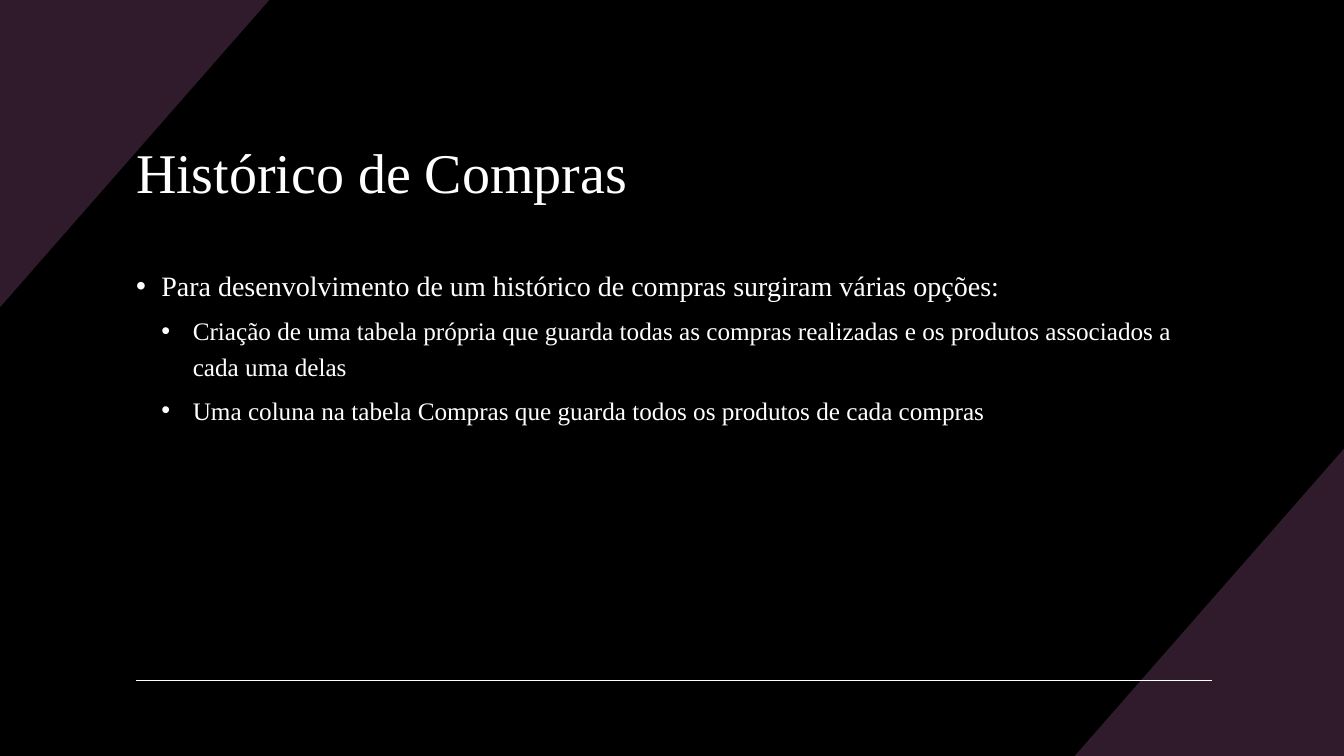
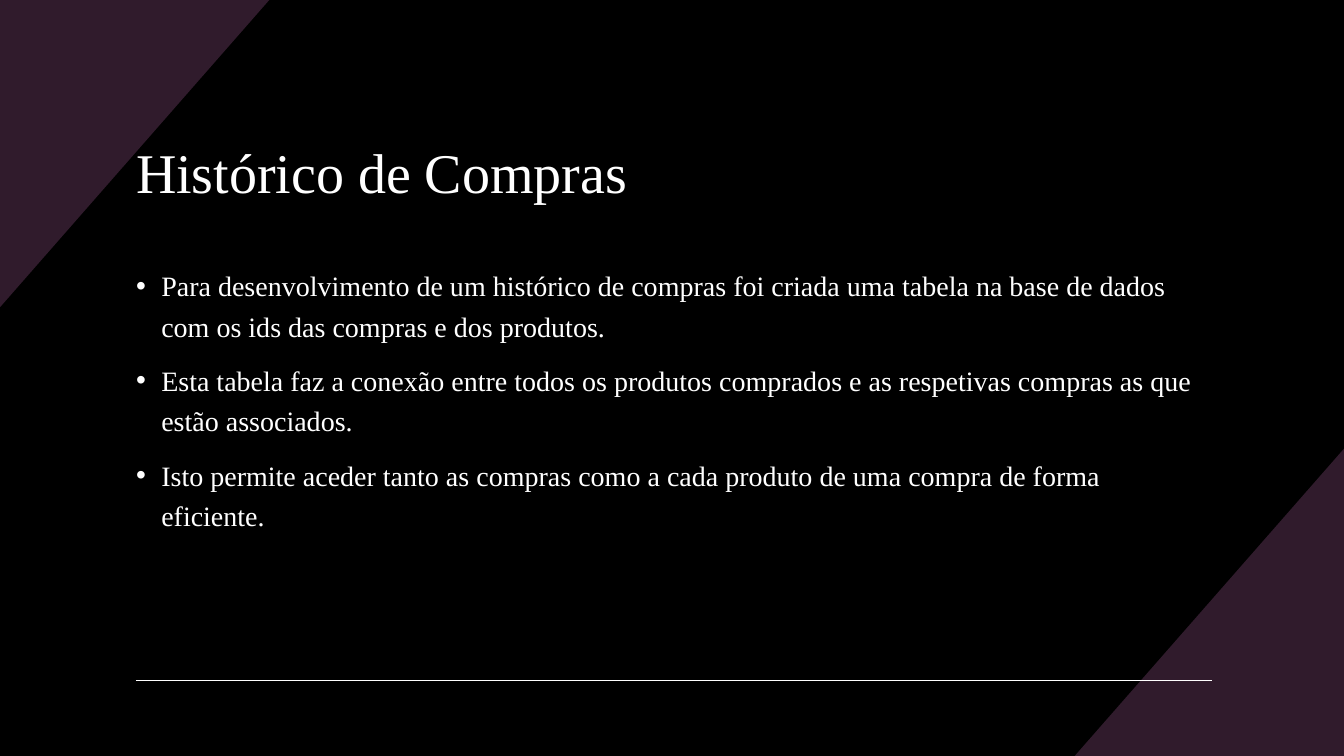
Before and after one commit to Famelgas/Projeto-BD, a slide deck: slide 7 of Diagramas/Apresentação do Projeto.pptx (slide 6 before the commit). Drawn at 1344x756 pixels with LibreOffice and Linux fonts; fonts in the diff are those of the drawing. Boxes give left, top, right and bottom in pixels: in the first picture for what was removed or moved away, otherwise in the second. Text is boxed around its words. In the diff, an @@ line names an element or a change of style, - is before the commit and + after.

```diff
--- a/Diagramas/Apresentação do Projeto.pptx
+++ b/Diagramas/Apresentação do Projeto.pptx
@@ text at <box>161,276,1190,527</box>: text changed; size 18 to 20 pt @@
-• Para desenvolvimento de um histórico de compras surgiram várias opções:
-  • Criação de uma tabela própria que guarda todas as compras realizadas e os produtos associados a cada uma delas
-  • Uma coluna na tabela Compras que guarda todos os produtos de cada compras
+• Para desenvolvimento de um histórico de compras foi criada uma tabela na base de dados com os ids das compras e dos produtos.
+• Esta tabela faz a conexão entre todos os produtos comprados e as respetivas compras as que estão associados.
+• Isto permite aceder tanto as compras como a cada produto de uma compra de forma eficiente.
```
Also in this commit, not shown: 4 other slides changed, 1 slide added, 8 other files.
